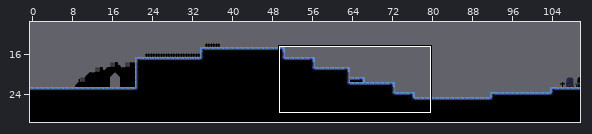
An edit to a level. Tiled map, AngryCastle/levels/erreck_03.tmx. The picture above shows the old version from afar; the outline marks the close-up.
Close-up. First the earlier version:
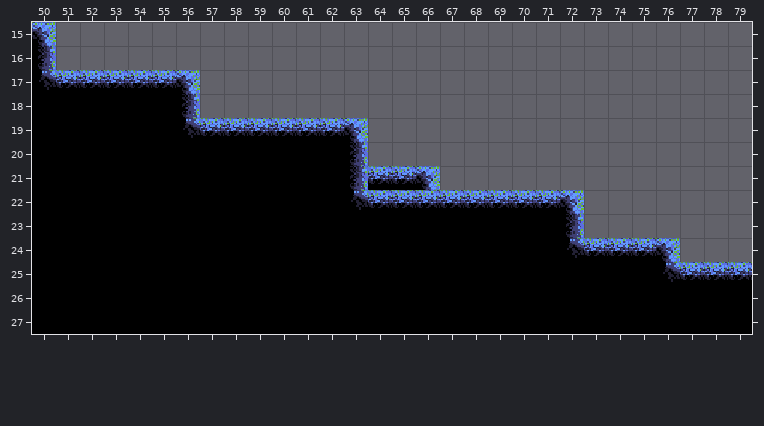
Cells are 16x16 px. Shown: x 50..79, y 15..27. The commit also changed other parts of the map, which this record leaves out.
And afterwards:
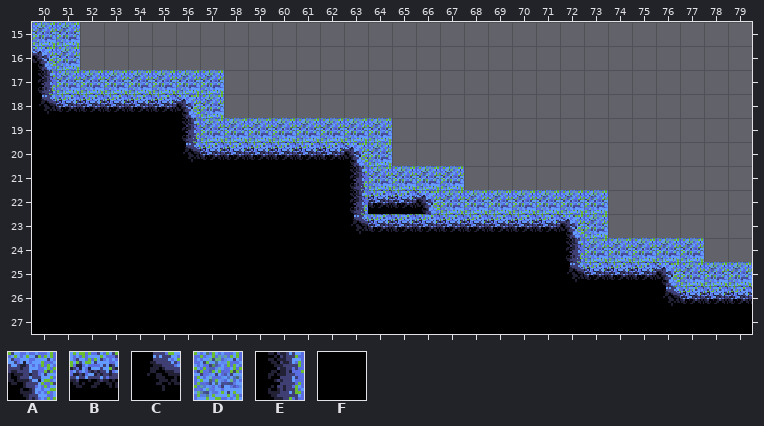
Key: from "Erreck_Road_tileset": A 2, B 32, C 34, D 96, E 98, F 163.
_ is an empty cell.
The exact change:
Layer "GameLayer":
Tile B becomes tile A in row 22 at x 66.
Tile C becomes tile A in row 25 at x 76.
Tile E becomes tile A in row 16 at x 50; in row 18 at x 56; in row 20 at x 63; in row 23 at x 72.
Tile F becomes tile B in row 18 at x 51 to 55; in row 20 at x 57 to 62; in row 23 at x 64 to 71; in row 25 at x 73 to 75; in row 26 at x 77 to 79.
Tile F becomes tile C in row 18 at x 50; in row 20 at x 56; in row 23 at x 63; in row 25 at x 72; in row 26 at x 76.
Tile A becomes tile D in row 15 at x 50; in row 17 at x 56; in row 19 at x 63; in row 21 at x 66; in row 22 at x 72; in row 24 at x 76.
Tile B becomes tile D in row 17 at x 51 to 55; in row 19 at x 57 to 62; in row 21 at x 64 to 65; in row 22 at x 67 to 71; in row 24 at x 73 to 75; in row 25 at x 77 to 79.
The author put tile D in rows 15 to 16 at x 51; in rows 17 to 18 at x 57; in rows 19 to 20 at x 64; in row 21 at x 67; in rows 22 to 23 at x 73; in row 24 at x 77.
Tile C becomes tile E in row 17 at x 50; in row 19 at x 56; in row 22 at x 63; in row 24 at x 72.
